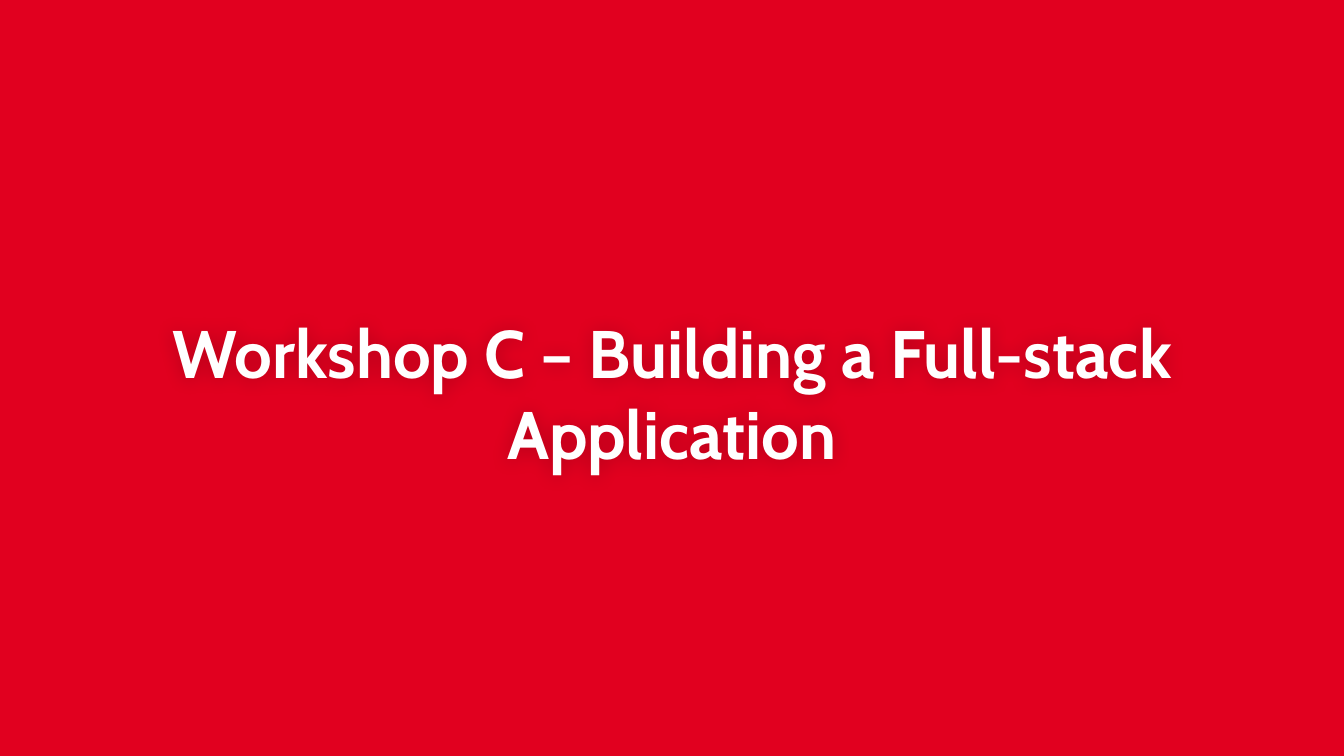
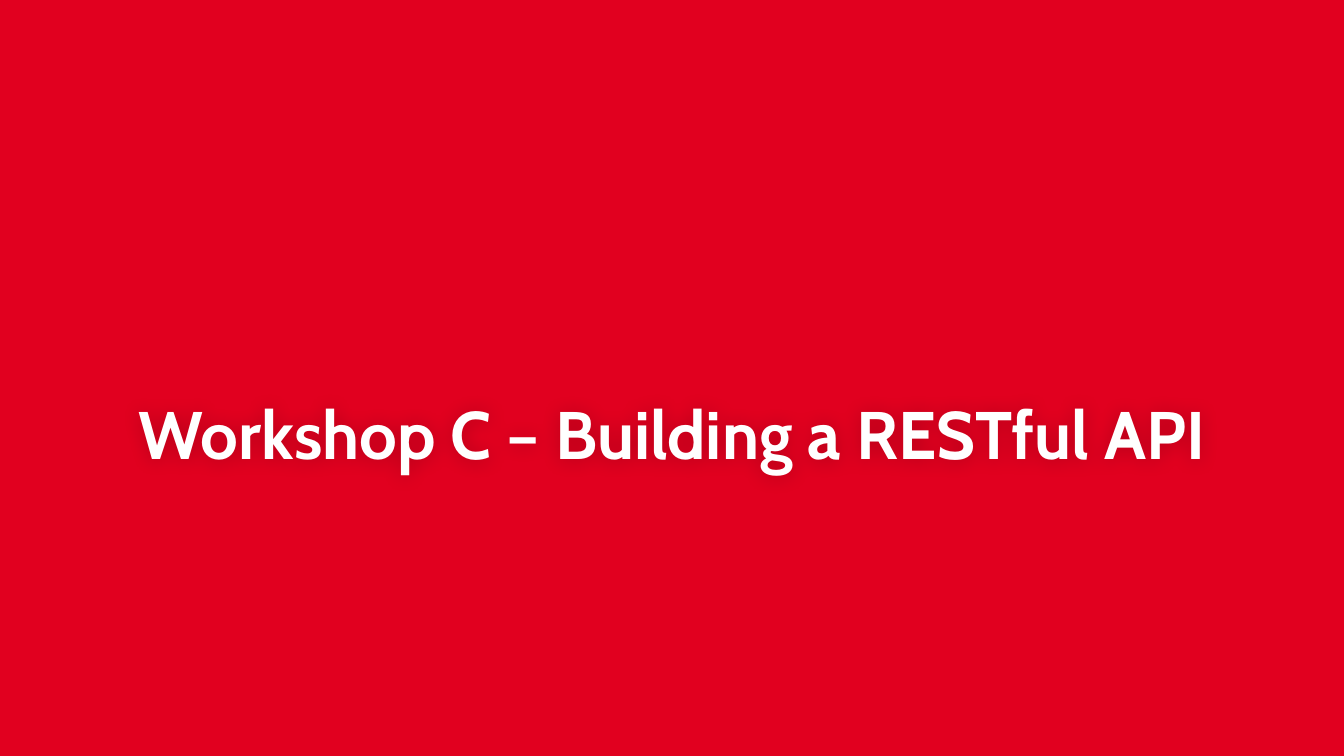
Before and after one commit to couchbaselabs/aspnet-nosql-workshop, a slide deck: slide 1 of 03/03.pptx. Drawn at 1344x756 pixels with LibreOffice and Linux fonts; fonts in the diff are those of the drawing; background and template pictures are left out. Boxes give left, top, right and bottom in pixels: in the first picture for what was removed or moved away, otherwise in the second. Text is boxed around its words. In the diff, an @@ line names an element or a change of style, - is before the commit and + after.

```diff
--- a/03/03.pptx
+++ b/03/03.pptx
@@ title at (139,408,1205,475): text changed @@
-Workshop C – Building a Full-stack Application
+Workshop C – Building a RESTful API
```
Also in this commit, not shown: 7 other slides changed, 6 slides added, 1 other file.
